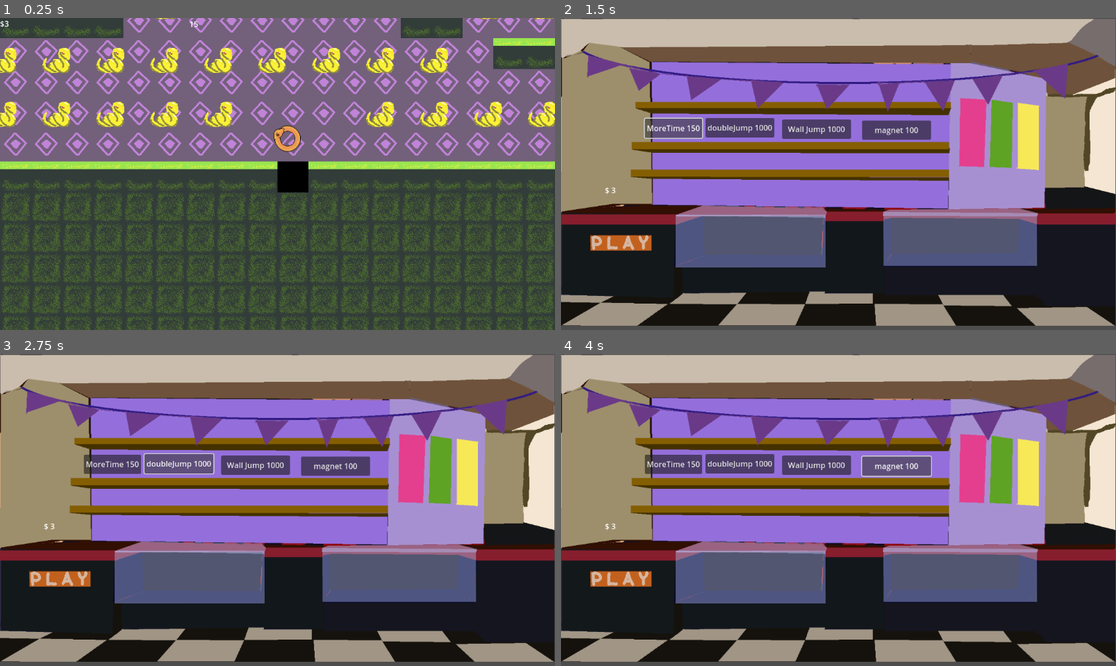
Above: before the commit, frames 1-4 (two rows, left to right).
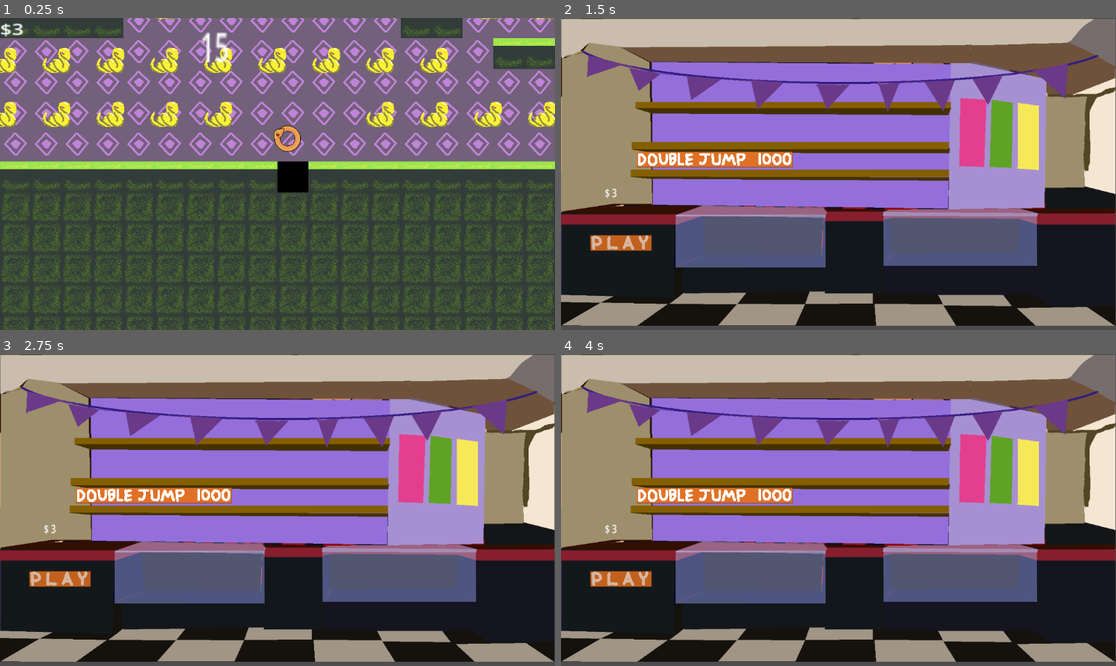
Above: after the commit, the same moments.

Repository: tgruenewald/LD58
Game: Godot game, scene res://scenes/maintest.tscn
Same seed, same stepped clock (60 frames per second), same inputs: the game is played once before the commit and once after it.
Inputs (mouse positions are in pixels of both pictures, inside the frame that each line leads up to; where the layout moved, square brackets give the same spot in the first picture):
- Up to frame 1 (0.25 s): no input
- Up to frame 2 (1.5 s): tap Enter (ui_accept) at 0.5, 0.77 s; hold Right (ui_right) 0.53-1.25 s; hold R 0.53-1.25 s; click (655, 127) [672, 127] at 1.25 s
- Up to frame 3 (2.75 s): click (155, 497) [177, 463] at 2 s
- Up to frame 4 (4 s): click (816, 466) at 2.75 s; click (894, 466) at 3.5 s

The runs differ from the first frame. In frame 1, 0.4% of the frame differs, in the area x 0-42%, y 0-15%; in frame 2, 4.6%, in the area x 8-67%, y 31-58%; in frame 3, 4.5%; in frame 4, 4.5%.

Commit message:
made buttons in shop textures

Diff:
--- a/Scripts/shop.gd
+++ b/Scripts/shop.gd
@@ -19,8 +19,8 @@
 
 
 func _on_more_time_pressed() -> void:
-	if Master.getWallet() >= 150:
-		Master.spend(150)
+	if Master.getWallet() >= 100:
+		Master.spend(100)
 		Master.timeAdd += 15
 	pass # Replace with function body.
 
@@ -40,7 +40,7 @@
 
 
 func _on_magnet_pressed() -> void:
-	if Master.getWallet() >= 100:
-		Master.spend(100)
+	if Master.getWallet() >= 500:
+		Master.spend(500)
 		Master.magnet += 1
 	pass # Replace with function body.
--- a/scenes/shop.tscn
+++ b/scenes/shop.tscn
@@ -1,9 +1,10 @@
-[gd_scene load_steps=5 format=3 uid="uid://cjpb4s2sndwfd"]
+[gd_scene load_steps=6 format=3 uid="uid://cjpb4s2sndwfd"]
 
 [ext_resource type="Texture2D" uid="uid://r3xljmiflptt" path="res://Sprites/prize_counter_.png" id="1_lx5au"]
 [ext_resource type="Script" uid="uid://cdils8eynbqpu" path="res://Scripts/shop.gd" id="1_xfvoa"]
 [ext_resource type="Texture2D" uid="uid://bkbicy7vo0iqm" path="res://Sprites/snekplay - def.png" id="3_032fp"]
 [ext_resource type="Texture2D" uid="uid://bl16w20ytbyaw" path="res://Sprites/snekplay - sel.png" id="4_2fc2m"]
+[ext_resource type="Texture2D" uid="uid://crjpou38rf485" path="res://Sprites/Double_Jump.png" id="5_2fc2m"]
 
 [node name="Shop" type="Node2D"]
 script = ExtResource("1_xfvoa")
@@ -20,6 +21,7 @@
 offset_top = 346.0
 offset_right = 207.0
 offset_bottom = 391.0
+scale = Vector2(1.11484, 1.44667)
 
 [node name="ColorRect" type="ColorRect" parent="CanvasLayer"]
 offset_left = 61.0
@@ -50,15 +52,14 @@
 offset_right = 40.0
 offset_bottom = 40.0
 
-[node name="moreTime" type="Button" parent="CanvasLayer/ColorRect2/MarginContainer"]
+[node name="moreTime" type="TextureButton" parent="CanvasLayer/ColorRect2/MarginContainer"]
 layout_mode = 2
-text = "MoreTime 150"
 
 [node name="ColorRect3" type="ColorRect" parent="CanvasLayer"]
-offset_left = 175.0
-offset_top = 209.0
-offset_right = 215.0
-offset_bottom = 249.0
+offset_left = 32.0
+offset_top = 279.0
+offset_right = 72.0
+offset_bottom = 319.0
 color = Color(1, 1, 1, 0)
 
 [node name="MarginContainer" type="MarginContainer" parent="CanvasLayer/ColorRect3"]
@@ -68,9 +69,9 @@
 offset_right = 268.0
 offset_bottom = 39.0
 
-[node name="DoubleJump" type="Button" parent="CanvasLayer/ColorRect3/MarginContainer"]
+[node name="DoubleJump" type="TextureButton" parent="CanvasLayer/ColorRect3/MarginContainer"]
 layout_mode = 2
-text = "doubleJump 1000"
+texture_normal = ExtResource("5_2fc2m")
 
 [node name="ColorRect4" type="ColorRect" parent="CanvasLayer"]
 offset_left = 450.0
@@ -86,9 +87,8 @@
 offset_right = 152.0
 offset_bottom = 43.0
 
-[node name="WallJump" type="Button" parent="CanvasLayer/ColorRect4/MarginContainer"]
+[node name="WallJump" type="TextureButton" parent="CanvasLayer/ColorRect4/MarginContainer"]
 layout_mode = 2
-text = "Wall Jump 1000"
 
 [node name="ColorRect5" type="ColorRect" parent="CanvasLayer"]
 offset_left = 616.0
@@ -104,20 +104,10 @@
 offset_right = 152.0
 offset_bottom = 43.0
 
-[node name="Magnet" type="Button" parent="CanvasLayer/ColorRect5/MarginContainer"]
+[node name="Magnet" type="TextureButton" parent="CanvasLayer/ColorRect5/MarginContainer"]
 layout_mode = 2
-text = "magnet 100"
 
 [node name="Camera2D" type="Camera2D" parent="."]
 
 [connection signal="pressed" from="CanvasLayer/ColorRect/MarginContainer/Play" to="." method="_on_play_pressed"]
-[connection signal="pressed" from="CanvasLayer/ColorRect2/MarginContainer/moreTime" to="." method="_on_more_time_pressed"]
 [connection signal="pressed" from="CanvasLayer/ColorRect3/MarginContainer/DoubleJump" to="." method="_on_double_jump_pressed"]
-[connection signal="pressed" from="CanvasLayer/ColorRect3/MarginContainer/DoubleJump" to="." method="_on_more_time_pressed"]
-[connection signal="pressed" from="CanvasLayer/ColorRect4/MarginContainer/WallJump" to="." method="_on_double_jump_pressed"]
-[connection signal="pressed" from="CanvasLayer/ColorRect4/MarginContainer/WallJump" to="." method="_on_wall_jump_pressed"]
-[connection signal="pressed" from="CanvasLayer/ColorRect4/MarginContainer/WallJump" to="." method="_on_more_time_pressed"]
-[connection signal="pressed" from="CanvasLayer/ColorRect5/MarginContainer/Magnet" to="." method="_on_double_jump_pressed"]
-[connection signal="pressed" from="CanvasLayer/ColorRect5/MarginContainer/Magnet" to="." method="_on_wall_jump_pressed"]
-[connection signal="pressed" from="CanvasLayer/ColorRect5/MarginContainer/Magnet" to="." method="_on_more_time_pressed"]
-[connection signal="pressed" from="CanvasLayer/ColorRect5/MarginContainer/Magnet" to="." method="_on_magnet_pressed"]
--- a/scenes/ui.tscn
+++ b/scenes/ui.tscn
@@ -8,6 +8,7 @@
 [node name="MoneyAmount" type="Label" parent="."]
 offset_right = 40.0
 offset_bottom = 23.0
+scale = Vector2(2.68, 1.97143)
 text = "hello
 "
 metadata/_edit_use_anchors_ = true
@@ -17,6 +18,7 @@
 offset_top = 1.0
 offset_right = 423.0
 offset_bottom = 24.0
+scale = Vector2(3.24, 5.04)
 horizontal_alignment = 1
 
 [node name="Timer" type="Timer" parent="."]
Binary file added: Sprites/Double_Jump.png
Not shown, added: Sprites/Double_Jump.png.import
